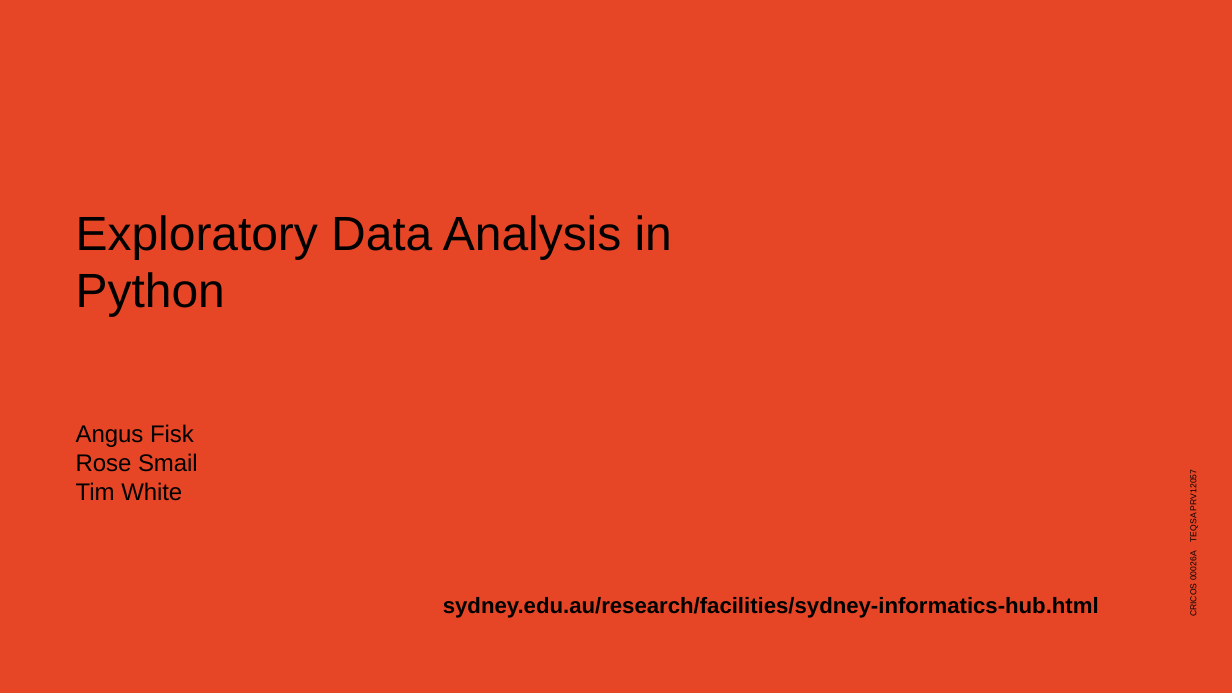
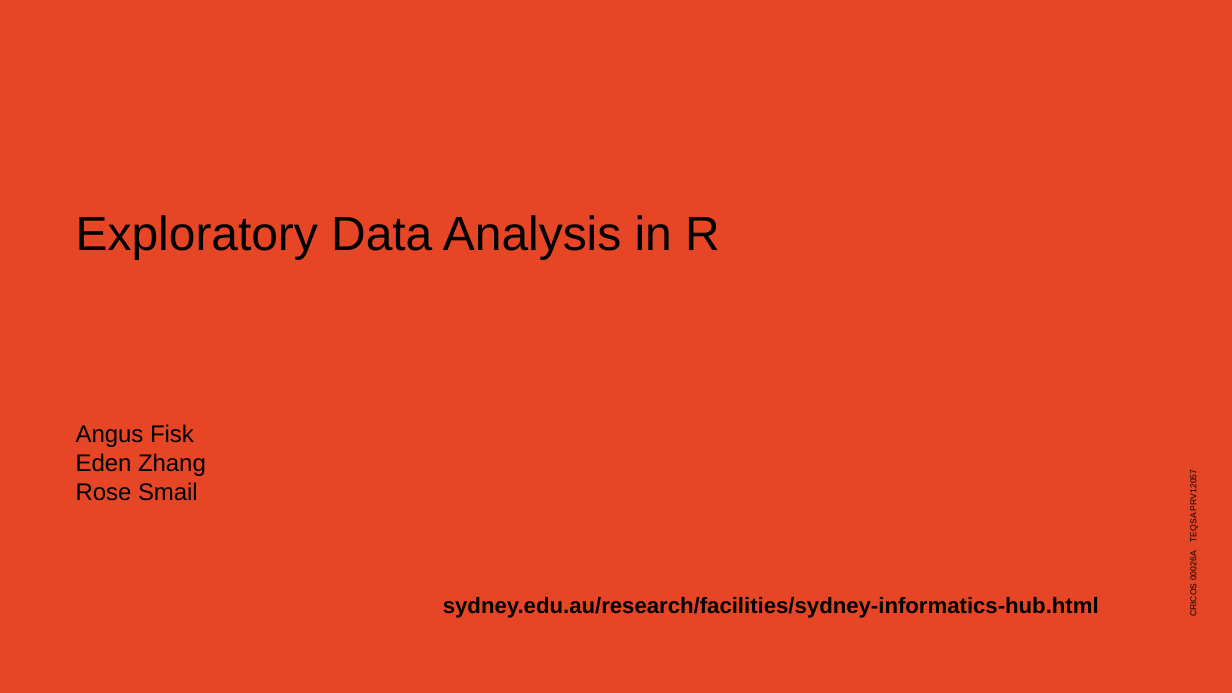
Before and after one commit to Sydney-Informatics-Hub/EDAinR, a slide deck: slide 1 of eda_r.pptx. Drawn at 1232x693 pixels with LibreOffice and Linux fonts; fonts in the diff are those of the drawing; background and template pictures are left out. Boxes give left, top, right and bottom in pixels: in the first picture for what was removed or moved away, otherwise in the second. Text is boxed around its words. In the diff, an @@ line names an element or a change of style, - is before the commit and + after.

Commit message:
Explains import viewing and selecting data
Slides updated to show process

Moved plotting to after viewing but before selecting .

Updated some live_code ref

Adds head to renv

```diff
--- a/eda_r.pptx
+++ b/eda_r.pptx
@@ text at bbox=[76, 215, 720, 260]: text changed @@
-Exploratory Data Analysis in Python
+Exploratory Data Analysis in R
@@ text at bbox=[76, 453, 206, 476]: paragraph added @@
+Eden Zhang
@@ text at bbox=[76, 482, 182, 501]: paragraph removed @@
-Tim White
```
Also in this commit, not shown: 5 other slides changed, 9 slides added, 1 slide removed, 4 other files.
